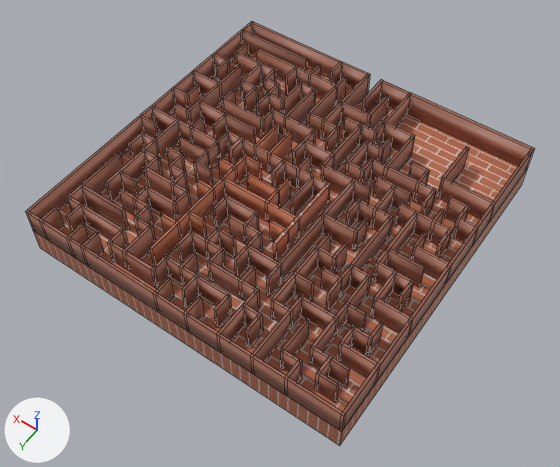
Renders of the Blender file assets/3d/maze/maze.blend from each side of a commit.
Both versions are drawn from a camera (50 mm lens) standing at (-20.3, 29.4, 42.6) and looking at (-0.7, 1.9, -0.5). The axes (+X, +Y, +Z) are drawn at lower left. The lights are the same throughout. Mesh edges are drawn as thin lines.

The older version as bpy lines, for what is in view:
```python
mat_material = bpy.data.materials.new('Material')
mat_material.use_nodes = True; mat_material.node_tree.nodes.clear()
_N = mat_material.node_tree.nodes; _L = mat_material.node_tree.links
n0 = _N.new('ShaderNodeOutputMaterial'); n0.name = 'Material Output'
n1 = _N.new('ShaderNodeBsdfPrincipled'); n1.name = 'Principled BSDF'
n2 = _N.new('ShaderNodeTexImage'); n2.name = 'Image Texture'
n2.image = img_bricks_jpg
n3 = _N.new('ShaderNodeMapping'); n3.name = 'Mapping'
n3.inputs[3].default_value = (10.0, 10.0, 10.0)  # 'Scale'
n4 = _N.new('ShaderNodeTexCoord'); n4.name = 'Texture Coordinate'
_L.new(n1.outputs[0], n0.inputs[0])  # 'BSDF' to 'Surface'
_L.new(n2.outputs[0], n1.inputs[0])  # 'Color' to 'Base Color'
_L.new(n3.outputs[0], n2.inputs[0])  # 'Vector' to 'Vector'
_L.new(n4.outputs[2], n3.inputs[0])  # 'UV' to 'Vector'
me_cube = bpy.data.meshes.new('Cube')
me_cube.from_pydata(...)  # 1788 vertices, 1786 faces; spans x -12.5..12.5, y -12.5..12.5, z -1.0..3.0
# faces by material slot: [6, 1780]
me_cube.materials.append(mat_material)
me_cube.materials.append(mat_material_002)
ob_cube_col = bpy.data.objects.new('Cube-col', me_cube)
ob_cube_col.location = (0.0, 0.0, 0.0)
```
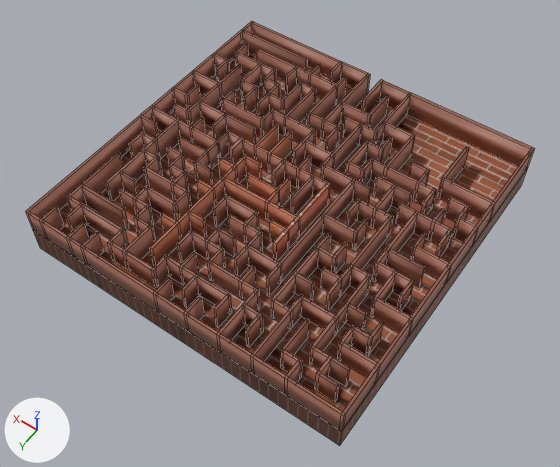
What differs and where, as boxes [x1, y1, x2, y2] in the pictures (560 x 467 px):
'Cube-col', surface changed
    both: [33, 46, 526, 446]

The change, as a list of edits to the scene's bpy script:
```text
Add img_normalmap_png:
    img_normalmap_png = load_image('NormalMap.png', 'NormalMap.png', 280, 280, 'sRGB')
Change mat_material:
    add n5 = _N.new('ShaderNodeNormalMap'); n5.name = 'Normal Map'
    add n5.inputs[0].default_value = 2.0  # 'Strength'
    add n6 = _N.new('ShaderNodeTexImage'); n6.name = 'Image Texture.001'
    add n6.image = img_normalmap_png
    where n1 = _N.new('ShaderNodeBsdfPrincipled'); n1.name = 'Principled BSDF'
    add _L.new(n5.outputs[0], n1.inputs[5])  # 'Normal' to 'Normal'
    add _L.new(n6.outputs[0], n5.inputs[1])  # 'Color' to 'Color'
```
